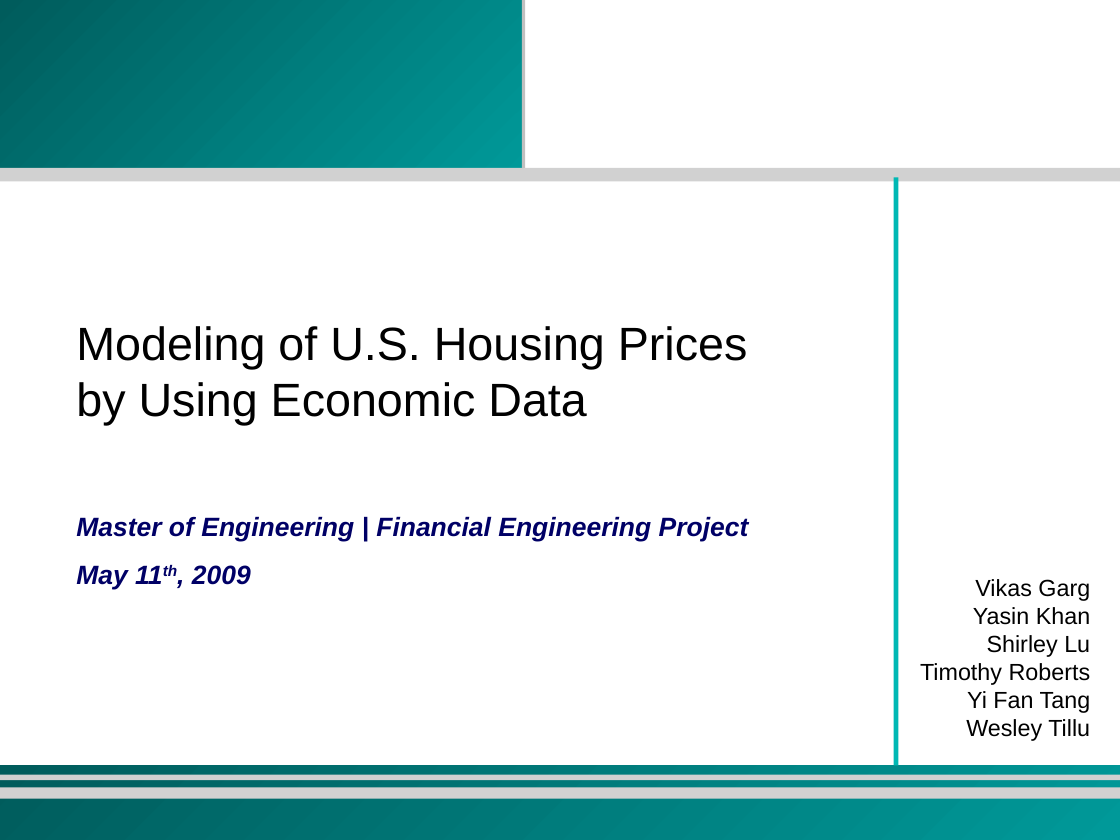
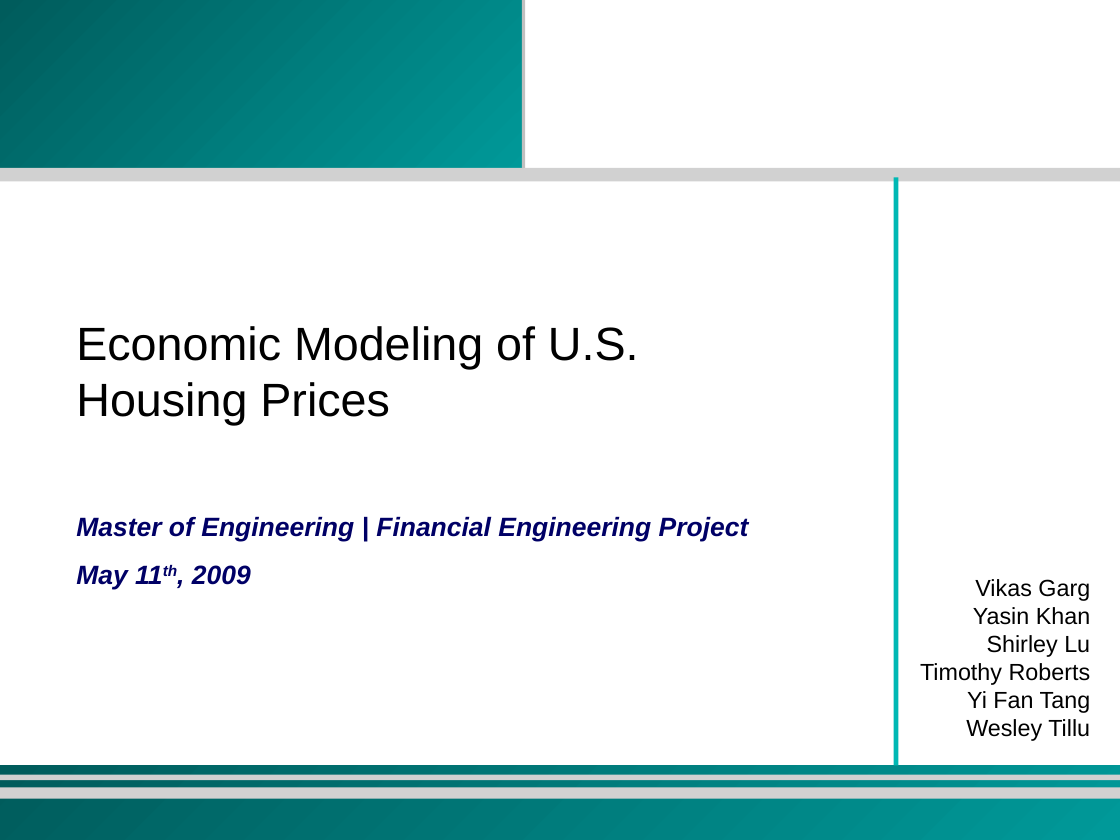
Before and after one commit to zhouzhenghui/svnrepository, a slide deck: slide 1 of SVNRepository/Presentation/M.Eng Final Presentation-take2.ppt. Drawn at 1120x840 pixels with LibreOffice and Linux fonts; fonts in the diff are those of the drawing; background and template pictures are left out. Boxes give left, top, right and bottom in pixels: in the first picture for what was removed or moved away, otherwise in the second. Text is boxed around its words. In the diff, an @@ line names an element or a change of style, - is before the commit and + after.

```diff
--- a/SVNRepository/Presentation/M.Eng Final Presentation-take2.ppt
+++ b/SVNRepository/Presentation/M.Eng Final Presentation-take2.ppt
@@ text at box(76, 326, 639, 425): text changed @@
-Modeling of U.S. Housing Prices by Using Economic Data
+Economic Modeling of U.S. Housing Prices
```
